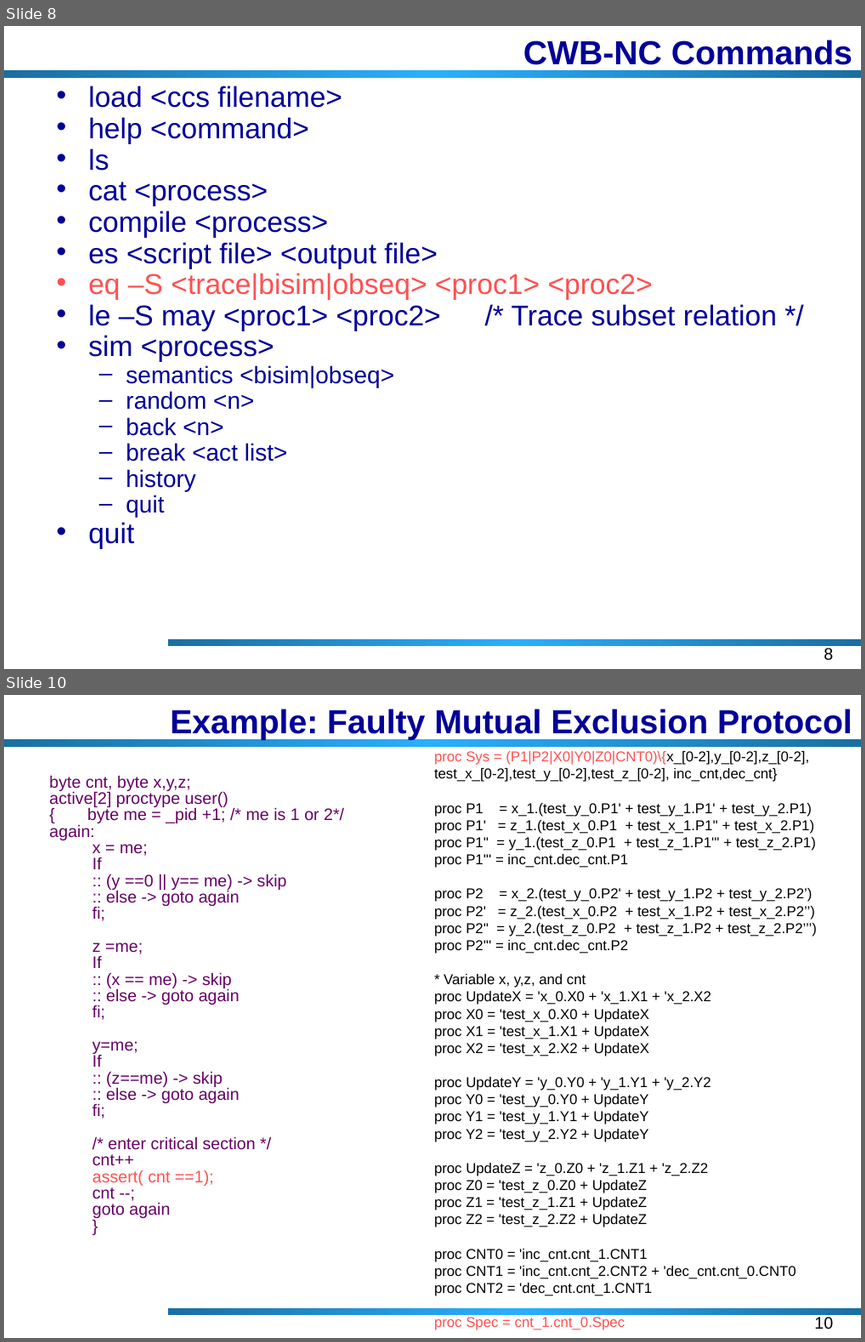
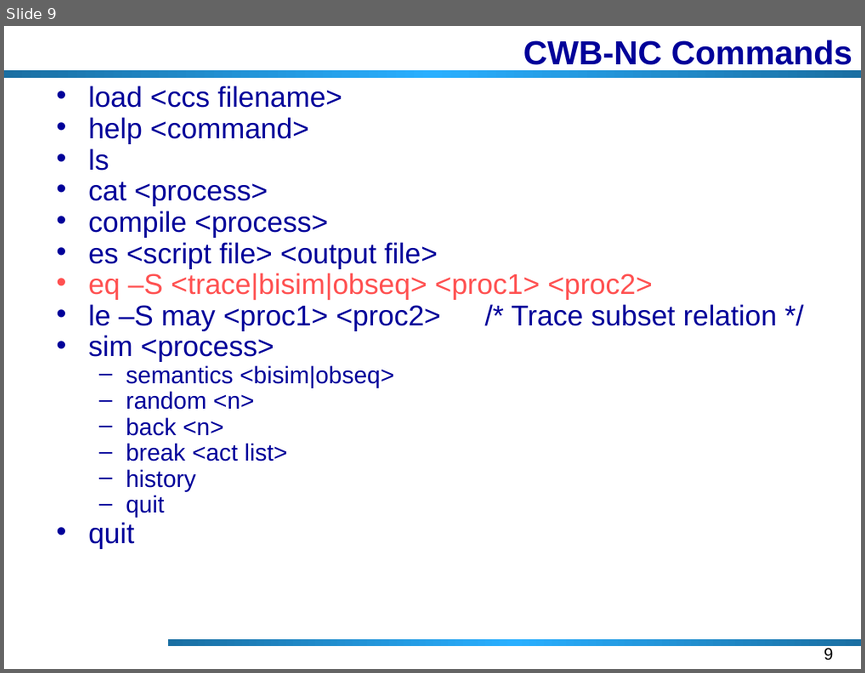
Before and after one commit to swtv-kaist/cs492-fall23, a slide deck: 2-ccs/lec24.ppt. Shown one above the other, each under a label of ours: slides 8 and 10 before the commit, slide 9 after it; the slides between them are not shown. The pictures are 865x1342 and 865x673 pixels, drawn with LibreOffice and Linux fonts; fonts in the diff are those of the drawing; background and template pictures are left out. Boxes give left, top, right and bottom in pixels: in the first picture for what was removed or moved away, otherwise in the second. Text is boxed around its words. In the diff, an @@ line names an element or a change of style, - is before the commit and + after.

```diff
--- a/2-ccs/lec24.ppt
+++ b/2-ccs/lec24.ppt
@@ slide 10 removed at <box>4,695,861,1338</box>, background #FFFFFF; not listed: 2 template elements that a slide beside it also shows @@
@@ title removed at <box>170,709,852,740</box> @@
-Example: Faulty Mutual Exclusion Protocol
@@ text removed at <box>434,751,817,1330</box> @@
-proc Sys = (P1|P2|X0|Y0|Z0|CNT0)\{x_[0-2],y_[0-2],z_[0-2],
-test_x_[0-2],test_y_[0-2],test_z_[0-2], inc_cnt,dec_cnt}
-proc P1 = x_1.(test_y_0.P1' + test_y_1.P1' + test_y_2.P1)
-proc P1' = z_1.(test_x_0.P1 + test_x_1.P1'' + test_x_2.P1)
-proc P1'' = y_1.(test_z_0.P1 + test_z_1.P1''' + test_z_2.P1)
-proc P1''' = inc_cnt.dec_cnt.P1
-proc P2 = x_2.(test_y_0.P2' + test_y_1.P2 + test_y_2.P2’)
-proc P2' = z_2.(test_x_0.P2 + test_x_1.P2 + test_x_2.P2’’)
-proc P2'' = y_2.(test_z_0.P2 + test_z_1.P2 + test_z_2.P2’’’)
-proc P2''' = inc_cnt.dec_cnt.P2
-* Variable x, y,z, and cnt
-proc UpdateX = 'x_0.X0 + 'x_1.X1 + 'x_2.X2
-proc X0 = 'test_x_0.X0 + UpdateX
-proc X1 = 'test_x_1.X1 + UpdateX
-proc X2 = 'test_x_2.X2 + UpdateX
-proc UpdateY = 'y_0.Y0 + 'y_1.Y1 + 'y_2.Y2
-proc Y0 = 'test_y_0.Y0 + UpdateY
-proc Y1 = 'test_y_1.Y1 + UpdateY
-proc Y2 = 'test_y_2.Y2 + UpdateY
-proc UpdateZ = 'z_0.Z0 + 'z_1.Z1 + 'z_2.Z2
-proc Z0 = 'test_z_0.Z0 + UpdateZ
-proc Z1 = 'test_z_1.Z1 + UpdateZ
-proc Z2 = 'test_z_2.Z2 + UpdateZ
-proc CNT0 = 'inc_cnt.cnt_1.CNT1
-proc CNT1 = 'inc_cnt.cnt_2.CNT2 + 'dec_cnt.cnt_0.CNT0
-proc CNT2 = 'dec_cnt.cnt_1.CNT1
-proc Spec = cnt_1.cnt_0.Spec
@@ text removed at <box>49,775,344,1218</box> @@
-byte cnt, byte x,y,z;
-active[2] proctype user()
-{ byte me = _pid +1; /* me is 1 or 2*/
-again:
-  x = me;
-  If
-  :: (y ==0 || y== me) -> skip
-  :: else -> goto again
-  fi;
-  z =me;
-  If
-  :: (x == me) -> skip
-  :: else -> goto again
-  fi;
-  y=me;
-  If
-  :: (z==me) -> skip
-  :: else -> goto again
-  fi;
-  /* enter critical section */
-  cnt++
-  assert( cnt ==1);
-  cnt --;
-  goto again
-}
@@ page number removed at <box>814,1316,833,1329</box> @@
-10
@@ what was slide 8 is now slide 9 @@
@@ page number at <box>823,647,833,660</box>: text changed @@
-8
+9
```
Also in this commit, not shown: 1 slide changed, 1 slide added, 3 other slides removed, 17 other files.
